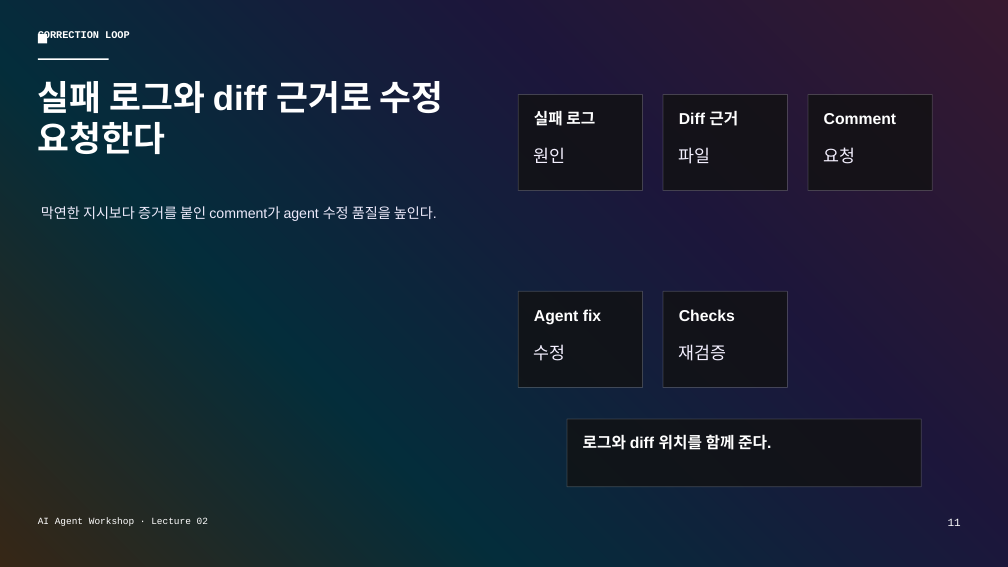
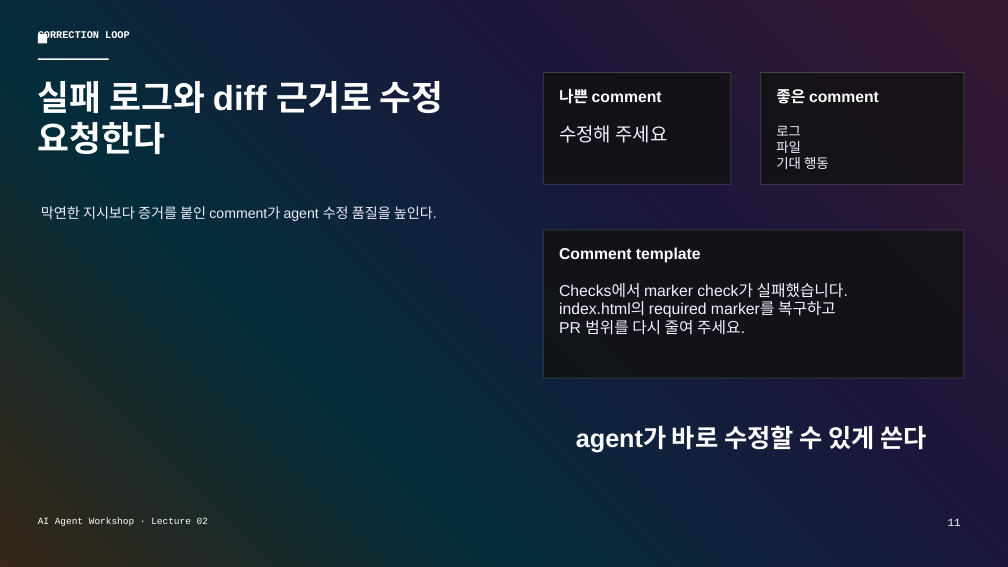
Before and after one commit to lucky206208-glitch/ai-agent-workshop, a slide deck: slide 11 of decks/02-github-pr-control-gradient-mesh.pptx. Drawn at 1008x567 pixels with LibreOffice and Linux fonts; fonts in the diff are those of the drawing. Boxes give left, top, right and bottom in pixels: in the first picture for what was removed or moved away, otherwise in the second. Text is boxed around its words. In the diff, an @@ line names an element or a change of style, - is before the commit and + after.

```diff
--- a/decks/02-github-pr-control-gradient-mesh.pptx
+++ b/decks/02-github-pr-control-gradient-mesh.pptx
@@ rectangle: place and size @@
-rectangle at box(518, 95, 643, 191)
+rectangle at box(544, 73, 731, 185)
@@ text at box(559, 88, 662, 104): text changed @@
-실패 로그
+나쁜 comment
@@ rectangle: place and size @@
-rectangle at box(663, 95, 788, 191)
+rectangle at box(761, 73, 964, 185)
@@ text added at box(776, 89, 879, 104), 15 pt, text #FFFFFF, bold @@
+좋은 comment
@@ text removed at box(679, 111, 738, 126) @@
-Diff 근거
@@ text at box(559, 125, 668, 143): text changed; size 16.5 to 18 pt @@
-원인
+수정해 주세요
@@ text at box(776, 125, 801, 136): paragraph added @@
+로그
@@ text at box(776, 141, 801, 153): size 16.5 to 12.8 pt in "파일" @@
@@ text "로그": place and size @@
-text "로그" at box(679, 147, 711, 164)
+text "로그" at box(776, 125, 829, 169)
@@ text removed at box(824, 147, 856, 164) @@
-요청
@@ text at box(776, 157, 829, 169): paragraph added @@
+기대 행동
@@ rectangle: place and size @@
-rectangle at box(808, 95, 933, 191)
+rectangle at box(544, 230, 964, 378)
@@ text at box(559, 247, 701, 263): text changed @@
-Comment
+Comment template
@@ rectangle removed at box(518, 291, 643, 387) @@
@@ text added at box(559, 283, 848, 335), 15 pt, text #F4F0FF @@
+Checks에서 marker check가 실패했습니다.
+index.html의 required marker를 복구하고
+PR 범위를 다시 줄여 주세요.
@@ rectangle removed at box(663, 291, 788, 387) @@
@@ text removed at box(534, 309, 601, 325) @@
-Agent fix
@@ text removed at box(679, 309, 735, 321) @@
-Checks
@@ text removed at box(534, 344, 566, 361) @@
-수정
@@ text removed at box(679, 344, 727, 361) @@
-재검증
@@ rectangle removed at box(567, 419, 922, 487) @@
@@ text added at box(576, 425, 926, 453), 24 pt, text #FFFFFF, bold @@
+agent가 바로 수정할 수 있게 쓴다
@@ text removed at box(583, 434, 771, 450) @@
-로그와 diff 위치를 함께 준다.
```
Also in this commit, not shown: 5 other slides changed, 2 slides added, 2 slides removed, 2 other files.
